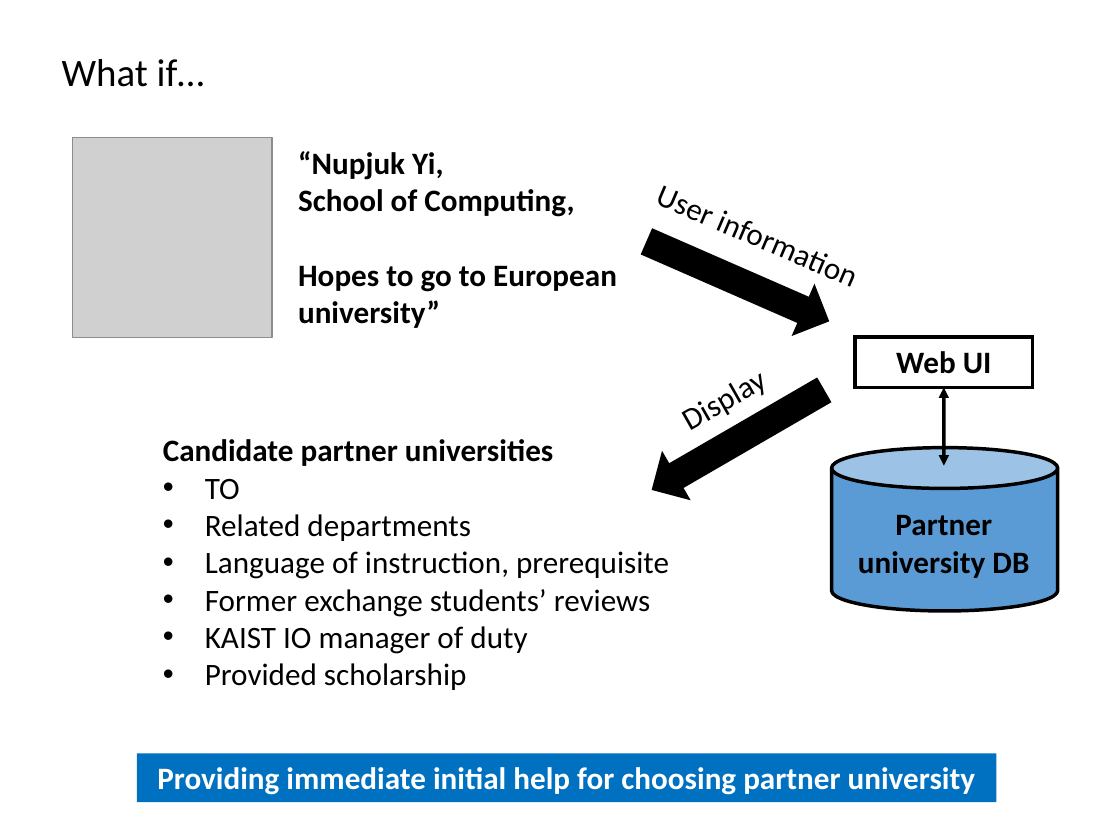
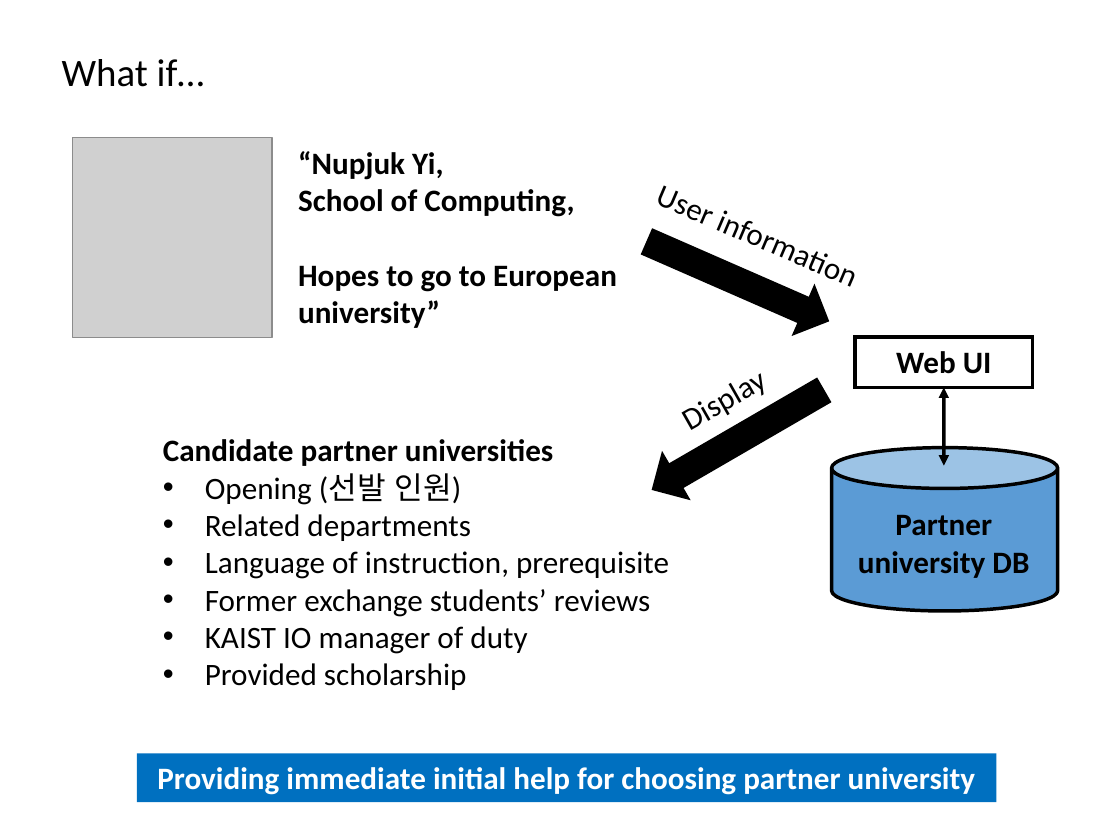
Before and after one commit to hy2850/CS360-HOEP-Project, a slide deck: slide 4 of v20181203 Final Presentation.pptx. Drawn at 1120x840 pixels with LibreOffice and Linux fonts; fonts in the diff are those of the drawing; grey boxes stand for pictures. Boxes give left, top, right and bottom in pixels: in the first picture for what was removed or moved away, otherwise in the second. Text is boxed around its words. In the diff, an @@ line names an element or a change of style, - is before the commit and + after.

```diff
--- a/v20181203 Final Presentation.pptx
+++ b/v20181203 Final Presentation.pptx
@@ text at (205, 473, 461, 505): text changed @@
-• TO
+• Opening (선발 인원)
```
Also in this commit, not shown: 7 other slides changed, 1 slide added, 3 other files.
